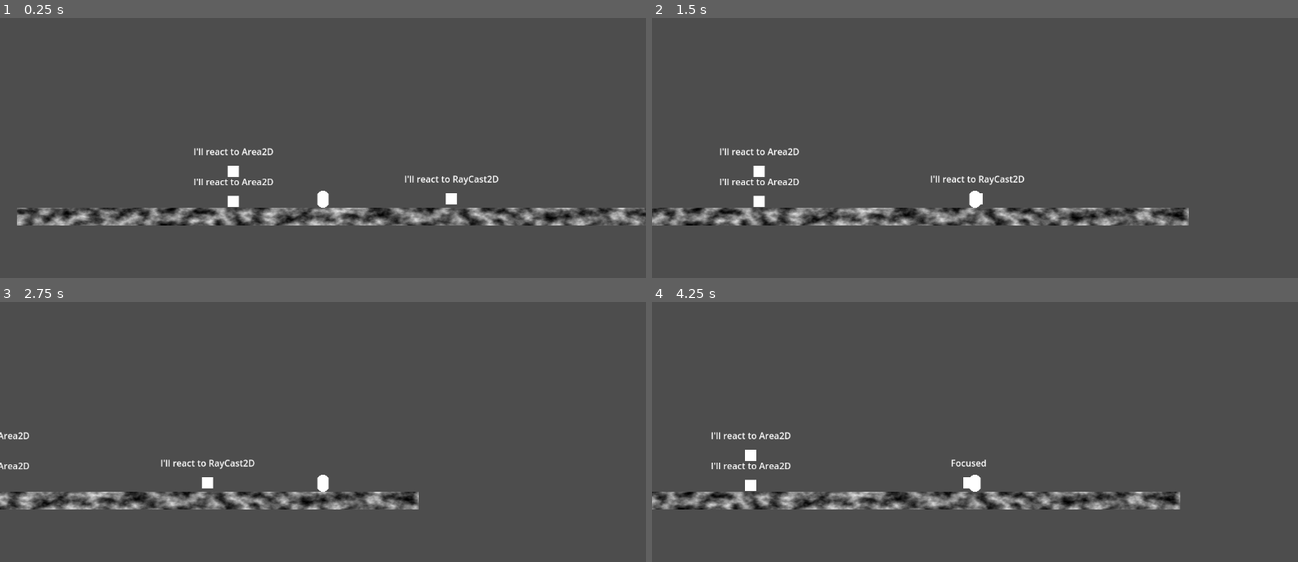
Above: before the commit, frames 1-4 (two rows, left to right).
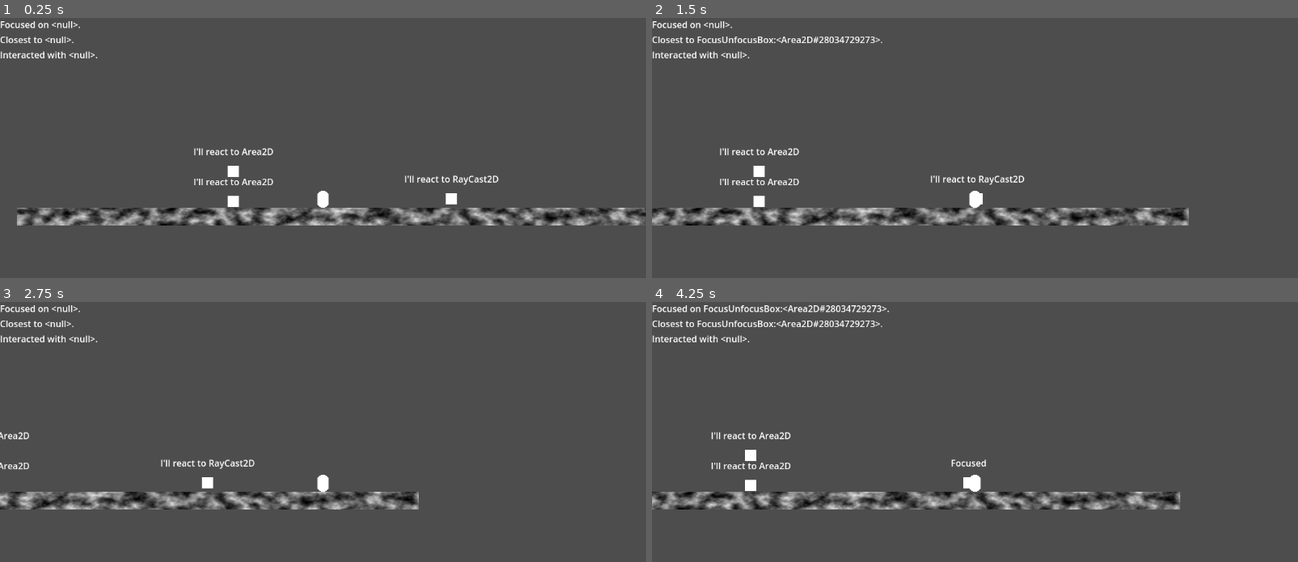
Above: after the commit, the same moments.

Repository: MASSHUU12/godot-interaction-system
Game: Godot game, scene res://examples/scenes/2d/example1/Example1.tscn
The game is run twice, just before and just after one commit, with the same random seed, the same clock (stepped at 60 frames per second) and the same inputs. This scene is started directly instead of the project's main scene.
Inputs (mouse positions are in pixels of both pictures, inside the frame that each line leads up to):
- Up to frame 1 (0.25 s): no input
- Up to frame 2 (1.5 s): tap Enter (ui_accept) at 0.5, 0.77 s; move the mouse to (1117, 181) at 0.52 s; hold D (move_right) 0.53-1.28 s; move the mouse to (845, 218) at 1.27 s; hold S (move_backward) from 1.28 s (still down)
- Up to frame 3 (2.75 s): tap Enter (ui_accept) at 1.52 s; move the mouse to (387, 403) at 2.02 s; release S (move_backward) at 2.03 s; hold D (move_right) from 2.03 s (still down)
- Up to frame 4 (4.25 s): move the mouse to (942, 556) at 2.77 s; release D (move_right) at 2.78 s; hold W (move_forward) 2.78-3.53 s; tap Enter (ui_accept) at 3.02, 3.77 s; move the mouse to (1168, 538) at 3.52 s; hold A (move_left) from 3.53 s (still down)

The runs differ from the first frame. In frame 1, 0.5% of the frame differs, in the area x 0-16%, y 1-16%; in frame 2, 0.8%; in frame 3, 0.5%; in frame 4, 1.2%, in the area x 0-37%, y 1-16%.

Commit message:
Update 2D example

Diff:
--- a/examples/scenes/2d/player/Player.tscn
+++ b/examples/scenes/2d/player/Player.tscn
@@ -1,7 +1,8 @@
-[gd_scene load_steps=6 format=3 uid="uid://cnageq7mgg1yn"]
+[gd_scene load_steps=7 format=3 uid="uid://cnageq7mgg1yn"]
 
 [ext_resource type="Script" path="res://examples/scenes/2d/player/Player.gd" id="1_ndg77"]
 [ext_resource type="Script" path="res://addons/interaction_system/systems/interaction/interactor/character_body_2d_interactor.gd" id="2_y7ygc"]
+[ext_resource type="Script" path="res://examples/scenes/2d/player/UI.gd" id="3_1k4hs"]
 
 [sub_resource type="CapsuleShape2D" id="CapsuleShape2D_c3kqd"]
 
@@ -43,3 +44,44 @@
 action_name = "interact"
 ray_cast = NodePath("../CollisionShape2D/MeshInstance2D/RayCast2D")
 area = NodePath("../CollisionShape2D/MeshInstance2D/Area2D")
+
+[node name="Control" type="Control" parent="."]
+layout_mode = 3
+anchors_preset = 15
+anchor_right = 1.0
+anchor_bottom = 1.0
+offset_left = -576.0
+offset_top = -324.0
+offset_right = -576.0
+offset_bottom = -324.0
+grow_horizontal = 2
+grow_vertical = 2
+script = ExtResource("3_1k4hs")
+
+[node name="VBoxContainer" type="VBoxContainer" parent="Control"]
+layout_mode = 1
+offset_right = 175.0
+offset_bottom = 86.0
+
+[node name="Focus" type="Label" parent="Control/VBoxContainer"]
+layout_mode = 2
+text = "Focused on <null>."
+
+[node name="Closest" type="Label" parent="Control/VBoxContainer"]
+layout_mode = 2
+text = "Closest to <null>."
+
+[node name="Interact" type="Label" parent="Control/VBoxContainer"]
+layout_mode = 2
+text = "Interacted with <null>."
+
+[node name="Timer" type="Timer" parent="Control"]
+wait_time = 3.0
+one_shot = true
+
+[connection signal="closest_interactable" from="CharacterBody2DInteractor" to="Control" method="_on_character_body_2d_interactor_closest_interactable"]
+[connection signal="focused_on_interactable" from="CharacterBody2DInteractor" to="Control" method="_on_character_body_2d_interactor_focused_on_interactable"]
+[connection signal="interacted_with_interactable" from="CharacterBody2DInteractor" to="Control" method="_on_character_body_2d_interactor_interacted_with_interactable"]
+[connection signal="not_closest_interactable" from="CharacterBody2DInteractor" to="Control" method="_on_character_body_2d_interactor_not_closest_interactable"]
+[connection signal="unfocused_interactable" from="CharacterBody2DInteractor" to="Control" method="_on_character_body_2d_interactor_unfocused_interactable"]
+[connection signal="timeout" from="Control/Timer" to="Control" method="_on_timer_timeout"]
--- /dev/null
+++ b/examples/scenes/2d/player/UI.gd
@@ -0,0 +1,45 @@
+extends Control
+
+@onready var timer: Timer = $Timer
+@onready var focus: Label = $VBoxContainer/Focus
+@onready var closest: Label = $VBoxContainer/Closest
+@onready var interact: Label = $VBoxContainer/Interact
+
+
+func _on_character_body_2d_interactor_closest_interactable(interactable: Interactable2D) -> void:
+	change_closest_text(interactable)
+
+
+func _on_character_body_2d_interactor_focused_on_interactable(interactable: Interactable2D) -> void:
+	change_focus_text(interactable)
+
+
+func _on_character_body_2d_interactor_not_closest_interactable(_interactable: Interactable2D) -> void:
+	change_closest_text(null)
+
+
+func _on_character_body_2d_interactor_unfocused_interactable(_interactable: Interactable2D) -> void:
+	change_focus_text(null)
+
+
+func _on_character_body_2d_interactor_interacted_with_interactable(interactable: Interactable2D) -> void:
+	timer.stop()
+	change_interact_text(interactable)
+	timer.start()
+
+
+
+func _on_timer_timeout() -> void:
+	change_interact_text(null)
+
+
+func change_focus_text(what: Interactable2D) -> void:
+	focus.text = "Focused on %s." % what
+
+
+func change_closest_text(what: Interactable2D) -> void:
+	closest.text = "Closest to %s." % what
+
+
+func change_interact_text(what: Interactable2D) -> void:
+	interact.text = "Interacted with %s." % what
